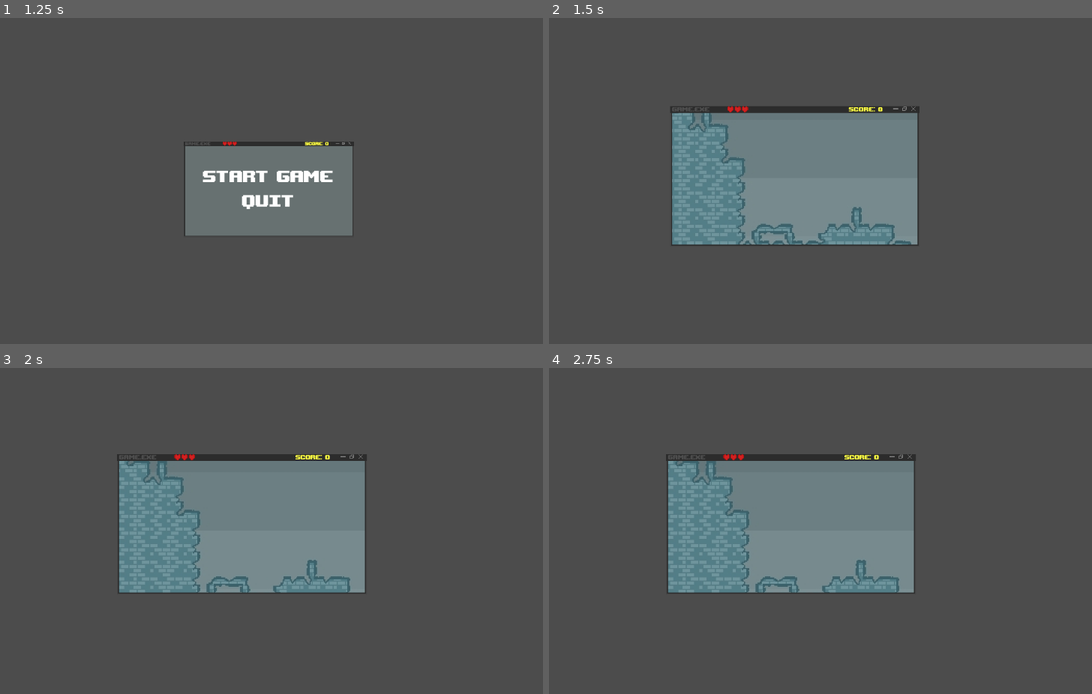
Above: before the commit, frames 1-4 (two rows, left to right).
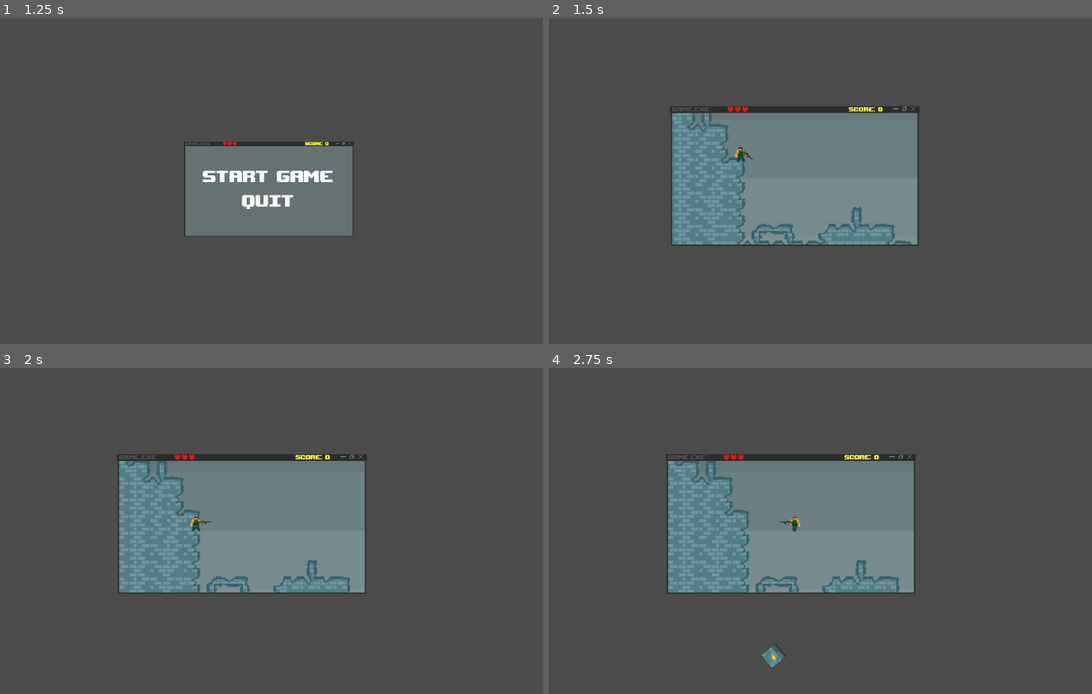
Above: after the commit, the same moments.

Repository: jacmaxmat/gamejam-dns
Game: Godot game, scene res://system obstacles/main.tscn
Two runs of this game, one before a commit and one after it. Both use one fixed random seed, a clock stepped at 60 frames per second and the inputs below. The engine's default icon, where the game draws it, is replaced by a stand-in: a white triangle on a blue panel in a dark square. Sound files missing from this copy of the repository are replaced by a short silence.
Inputs (mouse positions are in pixels of both pictures, inside the frame that each line leads up to):
- Up to frame 1 (1.25 s): tap Enter at 0.5 s; move the mouse to (374, 158) at 0.52 s; hold D (move_right) from 0.53 s (still down); tap Space (jump) at 0.6, 0.77, 1.07 s
- Up to frame 2 (1.5 s): release D (move_right) at 1.25 s; click "Start Game" at 1.25 s
- Up to frame 3 (2 s): no input
- Up to frame 4 (2.75 s): tap Space (jump) at 2, 2.27, 2.3, 2.57 s; move the mouse to (673, 540) at 2.02 s; hold D (move_right) from 2.03 s (still down); click (673, 540) at 2.1 s

Frame 1 is identical in both runs. In frame 2, less than 0.1% of the frame differs, in the area x 34-38%, y 39-45%; in frame 3, less than 0.1%; in frame 4, 0.2%, in the area x 39-47%, y 45-92%.
Error before the commit: Invalid access to property or key 'global_position' on a base object of type 'Nil'. (res://system)
Error after the commit: Attempt to call function 'play' in base 'null instance' on a null instance. (res://Player/PlayerComponents/jump_component.gd:36)

Commit message:
Revert player scene

Diff:
--- a/Player/Player.tscn
+++ b/Player/Player.tscn
@@ -15,9 +15,6 @@
 [ext_resource type="PackedScene" uid="uid://dvgthpgx2ov87" path="res://Player/PlayerComponents/MovementComponent.tscn" id="8_8sa4y"]
 [ext_resource type="PackedScene" uid="uid://ba5qchpqa3sjt" path="res://Player/PlayerComponents/GravityComponent.tscn" id="9_3nb2p"]
 [ext_resource type="PackedScene" uid="uid://8dihvdwt7vo2" path="res://Player/PlayerComponents/InputComponent.tscn" id="10_d7xyo"]
-[ext_resource type="AudioStream" uid="uid://gpvhqb1wlbmn" path="res://dzwiek/JUUUUUMP.wav" id="14_dm7nj"]
-[ext_resource type="AudioStream" uid="uid://i143gd2k6535" path="res://dzwiek/fall3.wav" id="15_3mea3"]
-[ext_resource type="AudioStream" uid="uid://byayw6hqlcrpt" path="res://dzwiek/garbage.wav" id="16_7v5gs"]
 [ext_resource type="Texture2D" uid="uid://dj1wevys8s2l1" path="res://assety/ludek_cialo_dol.png" id="12_3nb2p"]
 [ext_resource type="Texture2D" uid="uid://vuly0sh18bn" path="res://assety/ludek_cialo_-45stopni.png" id="12_8sa4y"]
 [ext_resource type="AnimationNodeStateMachine" uid="uid://cwhd1xmp1a823" path="res://Player/legs_machine.tres" id="12_d7xyo"]
@@ -375,10 +372,6 @@
 "values": [Vector2(-8, 10)]
 }
 
-[sub_resource type="Animation" id="Animation_8sa4y"]
-resource_name = "invincibility"
-step = 0.083333336
-
 [sub_resource type="Animation" id="Animation_evw08"]
 resource_name = "aim_straight"
 length = 0.1
@@ -1116,43 +1109,6 @@
 
 [sub_resource type="AnimationLibrary" id="AnimationLibrary_p7tob"]
 _data = {
-[sub_resource type="Animation" id="Animation_3mea3"]
-length = 0.001
-tracks/0/type = "value"
-tracks/0/imported = false
-tracks/0/enabled = true
-tracks/0/path = NodePath("Sprite2D:modulate")
-tracks/0/interp = 1
-tracks/0/loop_wrap = true
-tracks/0/keys = {
-"times": PackedFloat32Array(0),
-"transitions": PackedFloat32Array(1),
-"update": 0,
-"values": [Color(1, 1, 1, 1)]
-}
-
-[sub_resource type="Animation" id="Animation_7v5gs"]
-resource_name = "asdasd"
-length = 2.0
-tracks/0/type = "value"
-tracks/0/imported = false
-tracks/0/enabled = true
-tracks/0/path = NodePath("Sprite2D:modulate")
-tracks/0/interp = 1
-tracks/0/loop_wrap = true
-tracks/0/keys = {
-"times": PackedFloat32Array(0, 0.40000004, 0.8, 1.2, 1.6, 1.9666667),
-"transitions": PackedFloat32Array(1, 1, 1, 1, 1, 1),
-"update": 0,
-"values": [Color(4.2165008, 4.2165008, 4.2165008, 1), Color(1.1008143, 1.1008143, 1.1008143, 1), Color(4.483586, 4.483586, 4.483586, 1), Color(1.609101, 1.609101, 1.609101, 1), Color(3.3975437, 3.3975437, 3.3975437, 1), Color(1, 1, 1, 1)]
-}
-
-[sub_resource type="AnimationLibrary" id="AnimationLibrary_8sa4y"]
-_data = {
-&"RESET": SubResource("Animation_3mea3"),
-&"asdasd": SubResource("Animation_7v5gs")
-}
-
 &"RESET": SubResource("Animation_v0k0e"),
 &"aim_down": SubResource("Animation_u5tep"),
 &"aim_down_45": SubResource("Animation_d7xyo"),
@@ -1212,17 +1168,7 @@
 gun_barrel = NodePath("../VisualLayer/UpperBody/BarrelGun")
 
 [node name="JumpComponent" parent="." unique_id=391932550 instance=ExtResource("7_7v5gs")]
-jump_velocity = -500.0
-
-[node name="JumpSound" type="AudioStreamPlayer" parent="JumpComponent" unique_id=723629796]
-stream = ExtResource("14_dm7nj")
-volume_db = 15.0
-pitch_scale = 1.2
-
-[node name="LandSound" type="AudioStreamPlayer" parent="JumpComponent" unique_id=1414788044]
-stream = ExtResource("15_3mea3")
-volume_db = -8.0
-pitch_scale = 0.93
+jump_velocity = -415.0
 
 [node name="MovementComponent" parent="." unique_id=889880810 instance=ExtResource("8_8sa4y")]
 speed = 150.0
@@ -1250,13 +1196,5 @@
 parameters/UpperBodyStateMachine/ShootSpace/blend_position = 0.0
 parameters/Blend2/blend_amount = 1.0
 
-[node name="Invincibility" type="AnimationPlayer" parent="." unique_id=83103802]
-libraries/ = SubResource("AnimationLibrary_8sa4y")
-
-[node name="HurtSound" type="AudioStreamPlayer" parent="." unique_id=1480494928]
-stream = ExtResource("16_7v5gs")
-pitch_scale = 0.85
-
-[connection signal="animation_finished" from="Invincibility" to="." method="_on_invincibility_animation_finished"]
 [node name="AnimationPlayer" type="AnimationPlayer" parent="." unique_id=1316428995]
 libraries/ = SubResource("AnimationLibrary_p7tob")
